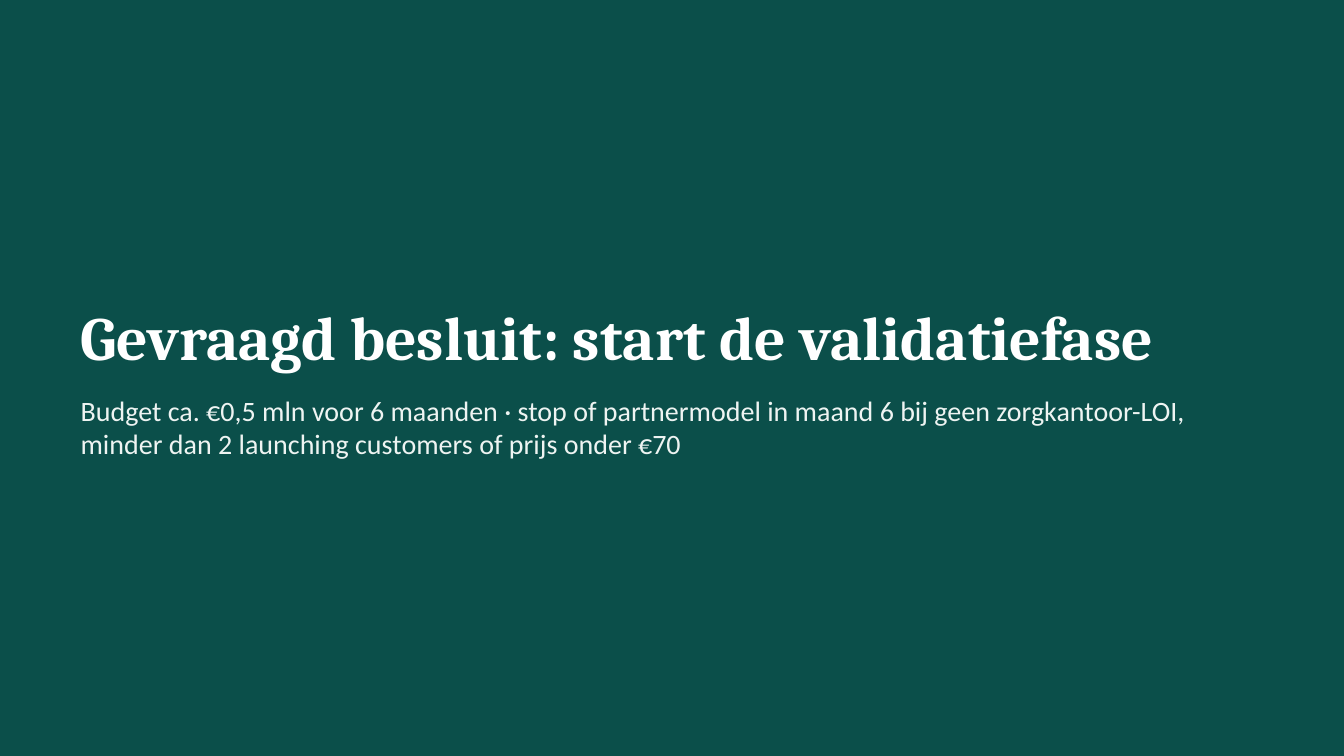
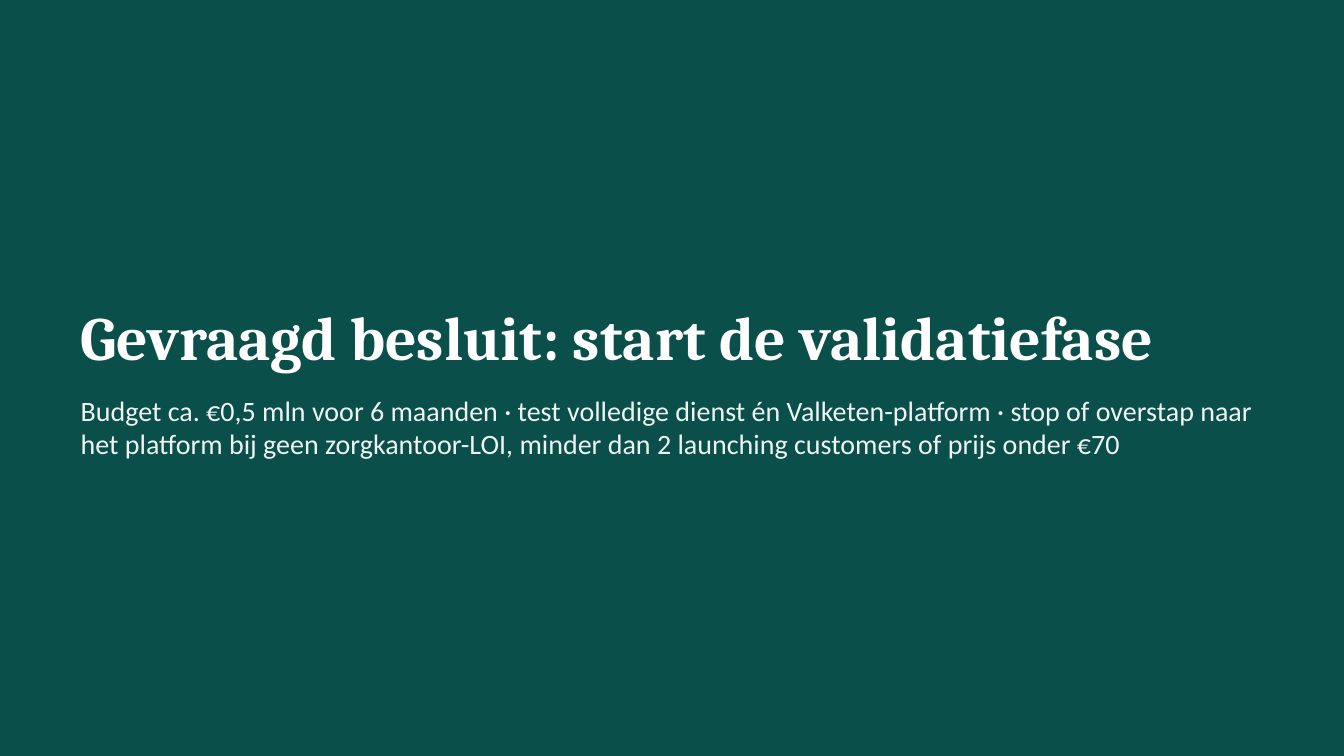
Before and after one commit to robruijn/Four-Seasons-Rome-2026, a slide deck: slide 33 of AgeTech_kansen_Nederland.pptx (slide 32 before the commit). Drawn at 1344x756 pixels with LibreOffice and Linux fonts; fonts in the diff are those of the drawing. Boxes give left, top, right and bottom in pixels: in the first picture for what was removed or moved away, otherwise in the second. Text is boxed around its words. In the diff, an @@ line names an element or a change of style, - is before the commit and + after.

```diff
--- a/AgeTech_kansen_Nederland.pptx
+++ b/AgeTech_kansen_Nederland.pptx
@@ text at [81, 401, 1251, 459]: text changed @@
-Budget ca. €0,5 mln voor 6 maanden · stop of partnermodel in maand 6 bij geen zorgkantoor-LOI, minder dan 2 launching customers of prijs onder €70
+Budget ca. €0,5 mln voor 6 maanden · test volledige dienst én Valketen-platform · stop of overstap naar het platform bij geen zorgkantoor-LOI, minder dan 2 launching customers of prijs onder €70
```
Also in this commit, not shown: 3 other slides changed, 1 slide added.
